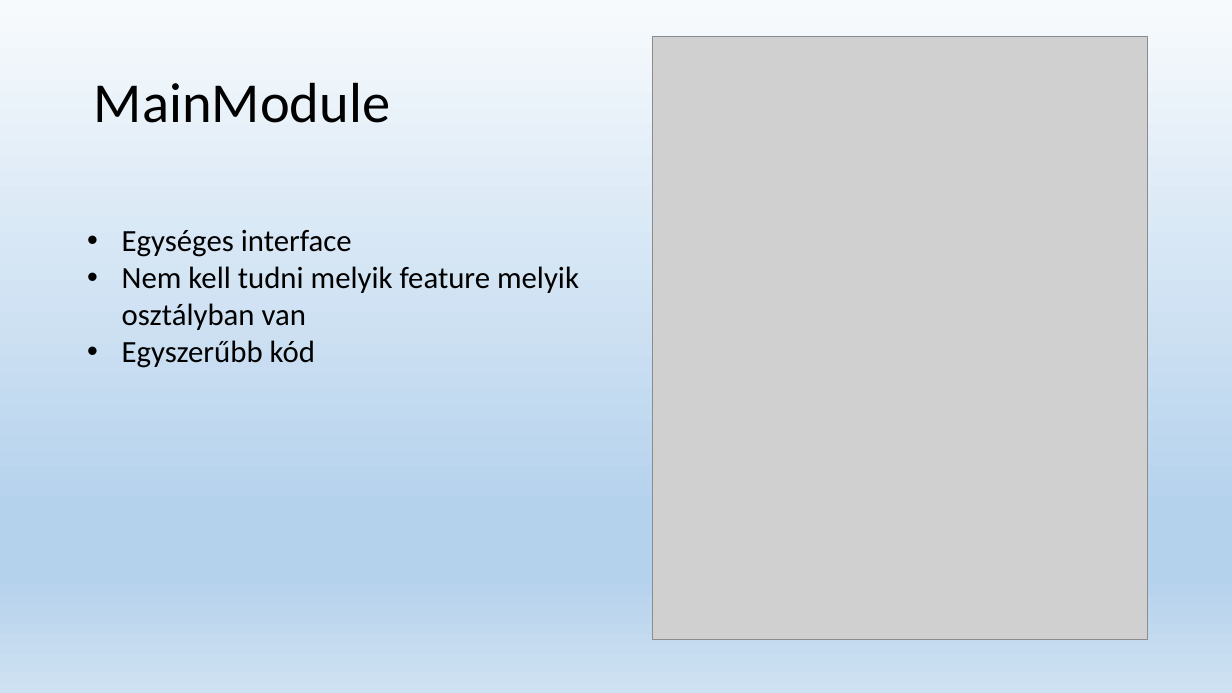
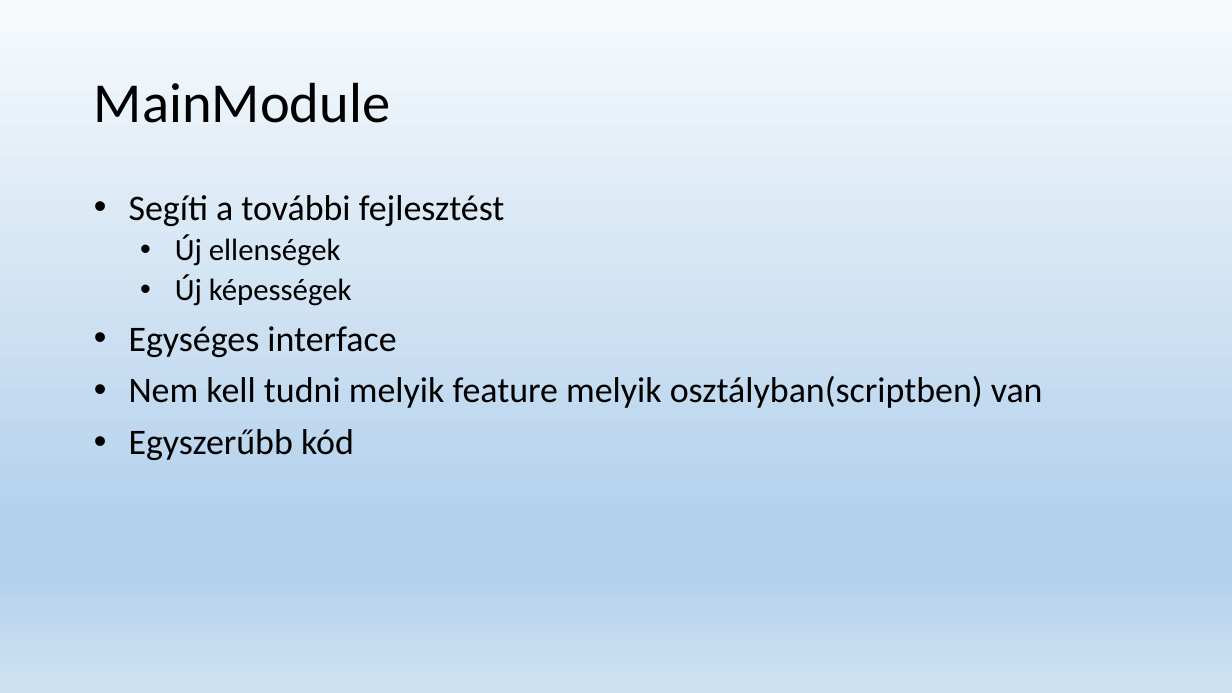
Before and after one commit to onezer/onallo_labor, a slide deck: slide 10 of Előadás.pptx (slide 11 before the commit). Drawn at 1232x693 pixels with LibreOffice and Linux fonts; fonts in the diff are those of the drawing; grey boxes stand for pictures. Boxes give left, top, right and bottom in pixels: in the first picture for what was removed or moved away, otherwise in the second. Text is boxed around its words. In the diff, an @@ line names an element or a change of style, - is before the commit and + after.

Commit message:
Dia

```diff
--- a/Előadás.pptx
+++ b/Előadás.pptx
@@ picture removed at bbox=[653, 37, 1147, 640] @@
@@ text added at bbox=[129, 195, 1043, 460], 28 pt, text #000000 @@
+• Segíti a további fejlesztést
+  • Új ellenségek
+  • Új képességek
+• Egységes interface
+• Nem kell tudni melyik feature melyik osztályban(scriptben) van
+• Egyszerűbb kód
@@ text removed at bbox=[122, 230, 579, 368] @@
-• Egységes interface
-• Nem kell tudni melyik feature melyik osztályban van
-• Egyszerűbb kód
```
Also in this commit, not shown: 2 other slides changed, 1 slide removed.
